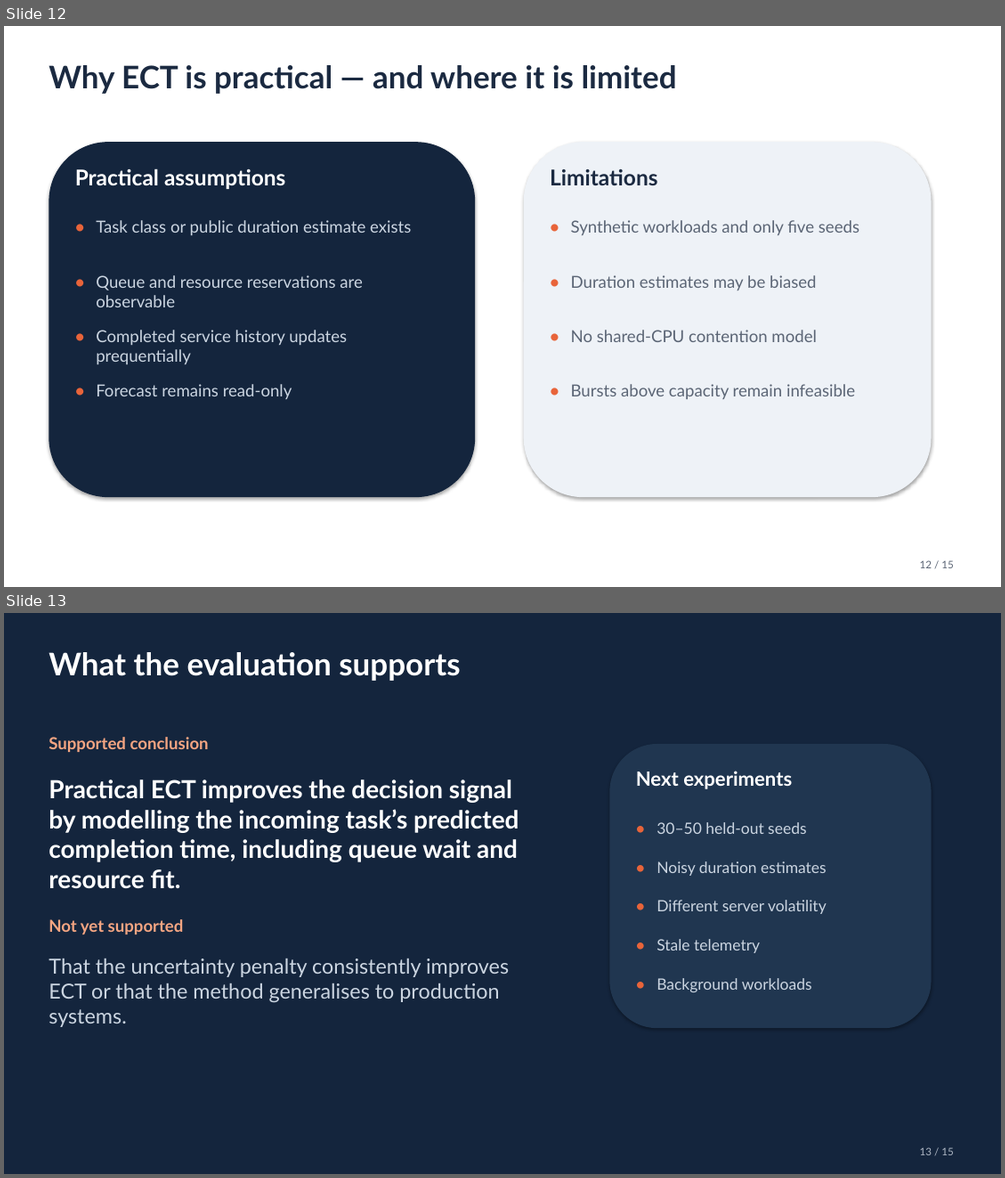
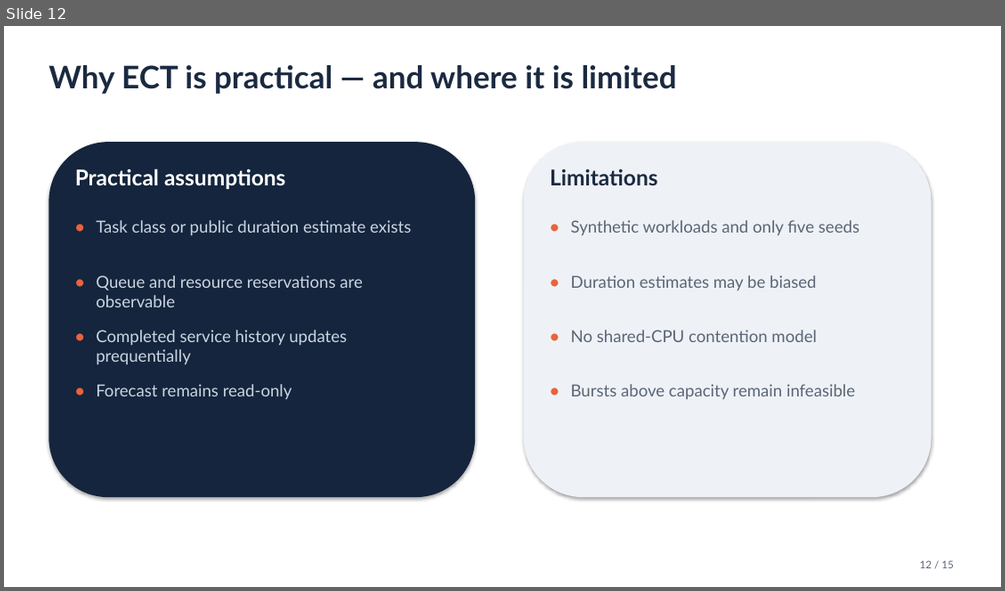
Before and after one commit to Abhay0912/uncertainty-aware-load-balancer, a slide deck: presentation/uncertainty_aware_lb.pptx. Shown one above the other, each under a label of ours: slides 12 and 13 before the commit, slide 12 after it. The pictures are 1005x1178 and 1005x591 pixels, drawn with LibreOffice and Linux fonts; fonts in the diff are those of the drawing. Boxes give left, top, right and bottom in pixels: in the first picture for what was removed or moved away, otherwise in the second. Text is boxed around its words. In the diff, an @@ line names an element or a change of style, - is before the commit and + after.

```diff
--- a/presentation/uncertainty_aware_lb.pptx
+++ b/presentation/uncertainty_aware_lb.pptx
@@ slide 13 removed at <box>4,613,1001,1174</box>, background #14253D @@
@@ text removed at <box>48,652,460,681</box> @@
-What the evaluation supports
@@ text removed at <box>48,737,209,752</box> @@
-Supported conclusion
@@ rounded rectangle removed at <box>610,744,931,1028</box> @@
@@ text removed at <box>636,771,792,789</box> @@
-Next experiments
@@ text removed at <box>48,779,519,889</box> @@
-Practical ECT improves the decision signal by modelling the incoming task’s predicted completion time, including queue wait and resource fit.
@@ text removed at <box>636,819,651,837</box> @@
-•
@@ text removed at <box>656,822,806,834</box> @@
-30–50 held-out seeds
@@ text removed at <box>636,858,651,876</box> @@
-•
@@ text removed at <box>656,861,826,876</box> @@
-Noisy duration estimates
@@ text removed at <box>636,896,651,915</box> @@
-•
@@ text removed at <box>656,900,826,914</box> @@
-Different server volatility
@@ text removed at <box>48,919,184,934</box> @@
-Not yet supported
@@ text removed at <box>48,958,509,1027</box> @@
-That the uncertainty penalty consistently improves ECT or that the method generalises to production systems.
@@ text removed at <box>636,935,651,954</box> @@
-•
@@ text removed at <box>656,939,760,953</box> @@
-Stale telemetry
@@ text removed at <box>636,974,651,993</box> @@
-•
@@ text removed at <box>656,978,812,992</box> @@
-Background workloads
@@ text removed at <box>920,1147,954,1155</box> @@
-13 / 15
```
Also in this commit, not shown: 1 slide changed.
